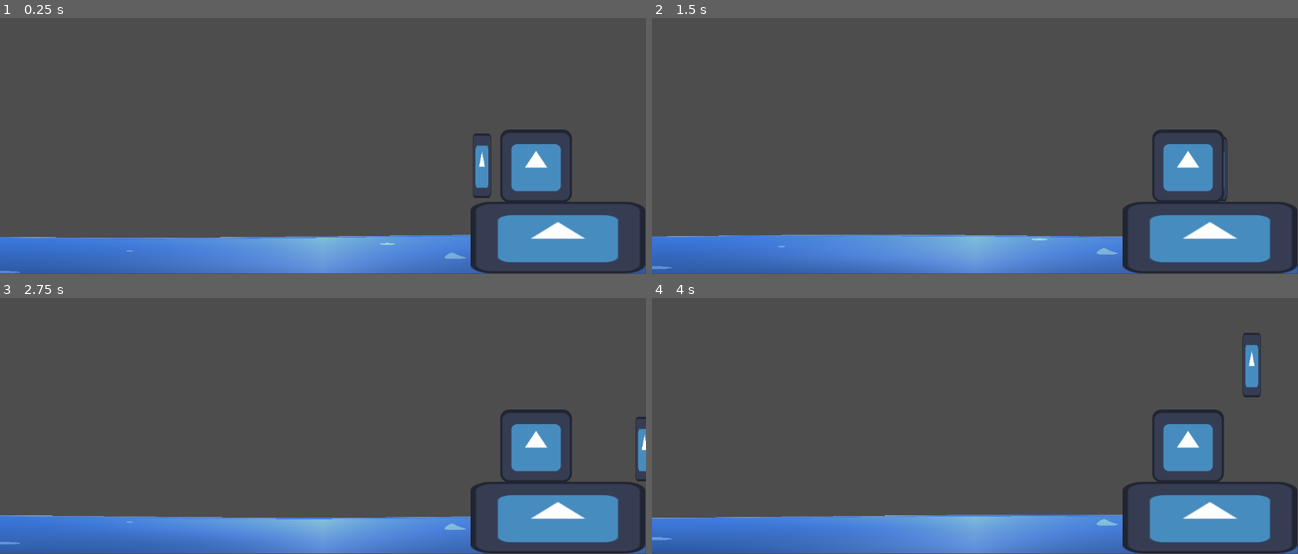
Above: before the commit, frames 1-4 (two rows, left to right).
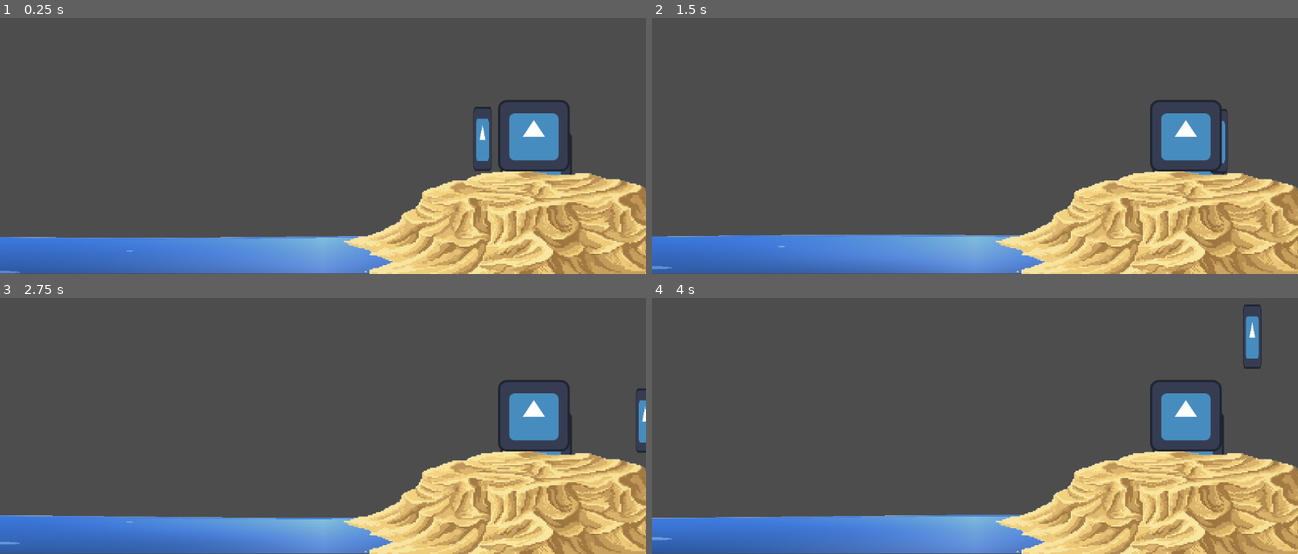
Above: after the commit, the same moments.

Repository: Jadiefication/Campfire-GameJam
Game: Godot game, scene res://scenes/base.tscn
Same seed, same stepped clock (60 frames per second), same inputs: the game is played once before the commit and once after it. The engine's default icon, where the game draws it, is replaced by a stand-in: a white triangle on a blue panel in a dark square.
Inputs:
- Up to frame 1 (0.25 s): no input
- Up to frame 2 (1.5 s): tap Enter at 0.5 s; hold Right (move_right) 0.53-1.28 s; hold S (move_down) from 1.28 s (still down)
- Up to frame 3 (2.75 s): tap Space at 2 s; release S (move_down) at 2.03 s; hold Right (move_right) from 2.03 s (still down)
- Up to frame 4 (4 s): release Right (move_right) at 2.78 s; hold W (move_up) 2.78-3.53 s; tap Enter at 3.5 s; hold A (move_left) from 3.53 s (still down)

The runs differ from the first frame. In frame 1, 17% of the frame differs, in the area x 53-100%, y 32-100%; in frame 2, 17%; in frame 3, 17%; in frame 4, 17%, in the area x 53-100%, y 2-100%.

Commit message:
added a texture to the island, changed the collision shape

Diff:
--- a/scenes/base.tscn
+++ b/scenes/base.tscn
@@ -3,7 +3,8 @@
 [ext_resource type="Shader" uid="uid://xt2jid722gi3" path="res://shaders/wave.gdshader" id="1_pvqg0"]
 [ext_resource type="Texture2D" uid="uid://d0285k5iabi3g" path="res://icon.svg" id="2_baglu"]
 [ext_resource type="PackedScene" uid="uid://bk8vlqanbro6t" path="res://scenes/rope.tscn" id="3_t45w4"]
-[ext_resource type="PackedScene" uid="uid://c1v7a5htiqcsp" path="res://scenes/player.tscn" id="4_h5ip5"]
+[ext_resource type="PackedScene" path="res://scenes/player.tscn" id="4_h5ip5"]
+[ext_resource type="Texture2D" uid="uid://fj3kyn7pqol6" path="res://island.png" id="5_40w10"]
 
 [sub_resource type="RectangleShape2D" id="RectangleShape2D_baglu"]
 size = Vector2(1147, 20)
@@ -23,9 +24,6 @@
 shader_parameter/add_bubble = true
 shader_parameter/bubble_scale = 10.0
 shader_parameter/bubble_speed = 0.5
-
-[sub_resource type="RectangleShape2D" id="RectangleShape2D_h5ip5"]
-size = Vector2(313, 129)
 
 [node name="Node2D2" type="Node2D" unique_id=2036010790]
 
@@ -54,19 +52,19 @@
 position = Vector2(956, 454)
 
 [node name="Player" parent="." unique_id=1636654684 instance=ExtResource("4_h5ip5")]
-position = Vector2(860, 479)
+position = Vector2(861, 431)
 
-[node name="StaticBody2D" type="StaticBody2D" parent="." unique_id=2020899278]
+[node name="Island" type="StaticBody2D" parent="." unique_id=2020899278]
 position = Vector2(129, 110)
 
-[node name="CollisionShape2D" type="CollisionShape2D" parent="StaticBody2D" unique_id=1236478400]
-position = Vector2(865.5, 472.5)
-shape = SubResource("RectangleShape2D_h5ip5")
+[node name="Sprite2D" type="Sprite2D" parent="Island" unique_id=682509802]
+position = Vector2(820, 411.00003)
+scale = Vector2(0.49582127, 0.4469401)
+texture = ExtResource("5_40w10")
 
-[node name="Sprite2D" type="Sprite2D" parent="StaticBody2D" unique_id=682509802]
-position = Vector2(866, 473)
-scale = Vector2(2.4375, 1)
-texture = ExtResource("2_baglu")
+[node name="CollisionPolygon2D" type="CollisionPolygon2D" parent="Island" unique_id=616685137]
+position = Vector2(-129, -110)
+polygon = PackedVector2Array(642, 583, 654, 581, 656, 578, 662, 577, 665, 575, 678, 572, 699, 560, 706, 557, 716, 542, 739, 530, 752, 513, 752, 503, 806, 481, 830, 481, 856, 469, 875, 465, 950, 465, 958, 465, 960, 467, 972, 468, 975, 471, 1023, 470, 1026, 468, 1052, 467, 1055, 470, 1063, 470, 1071, 473, 1079, 475, 1104, 479, 1111, 481, 1121, 484, 1131, 486, 1134, 487, 1140, 488, 1145, 492, 1151, 497, 1160, 517, 1184, 544, 1232, 572, 1272, 577, 1285, 583, 1202, 640, 1078, 680, 997, 692, 804, 681, 762, 666, 775, 664, 662, 650, 657, 640, 696, 628, 614, 591)
 
 [node name="oxygen_tank" parent="." unique_id=1640028717 instance=ExtResource("3_t45w4")]
-position = Vector2(956, 456)
+position = Vector2(952, 401)
